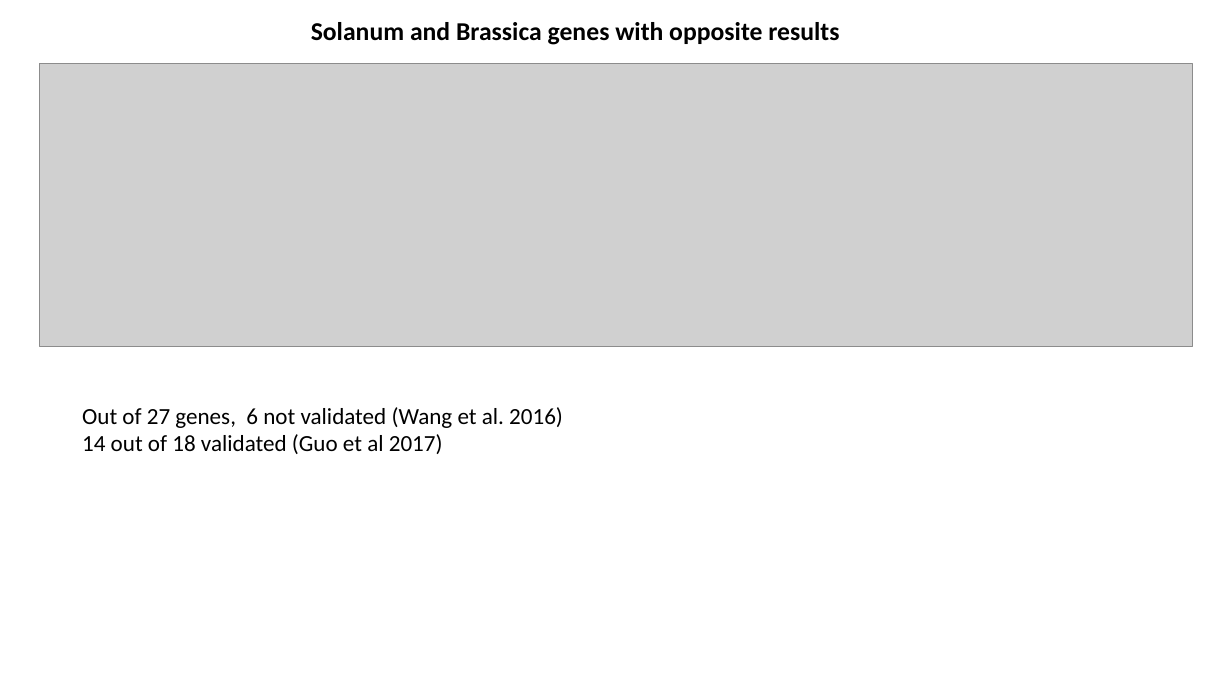
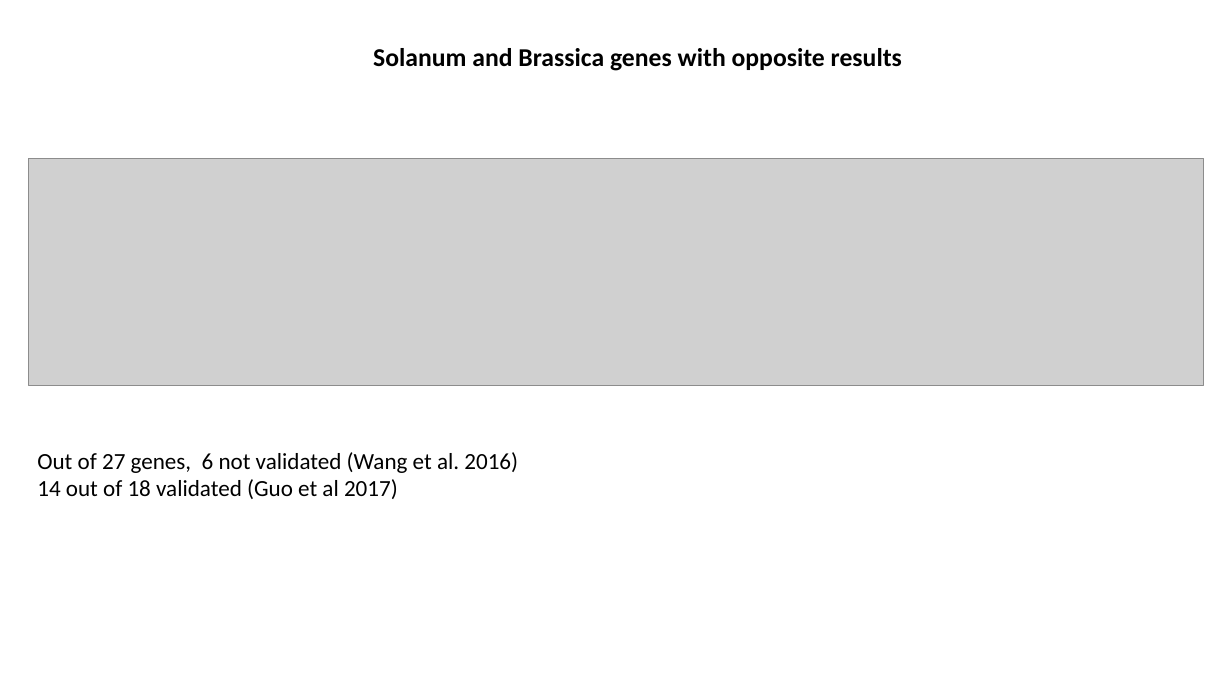
Before and after one commit to gcsudha/RNA-seq, a slide deck: slide 6 of qPCR validation/qPCR-Validation.pptx (slide 7 before the commit). Drawn at 1232x693 pixels with LibreOffice and Linux fonts; fonts in the diff are those of the drawing; grey boxes stand for pictures. Boxes give left, top, right and bottom in pixels: in the first picture for what was removed or moved away, otherwise in the second. Text is boxed around its words. In the diff, an @@ line names an element or a change of style, - is before the commit and + after.

```diff
--- a/qPCR validation/qPCR-Validation.pptx
+++ b/qPCR validation/qPCR-Validation.pptx
@@ text "Solanum and Brassica genes with ...": place and size @@
-text "Solanum and Brassica genes with ..." at (311, 22, 839, 45)
+text "Solanum and Brassica genes with ..." at (373, 48, 902, 71)
@@ picture: place and size @@
-picture at (39, 64, 1193, 347)
+picture at (29, 158, 1204, 384)
@@ text "Out of 27 genes, 6 ...": place and size @@
-text "Out of 27 genes, 6 ..." at (82, 407, 563, 454)
+text "Out of 27 genes, 6 ..." at (37, 452, 518, 499)
```
Also in this commit, not shown: 3 other slides changed, 1 slide added, 1 slide removed.
